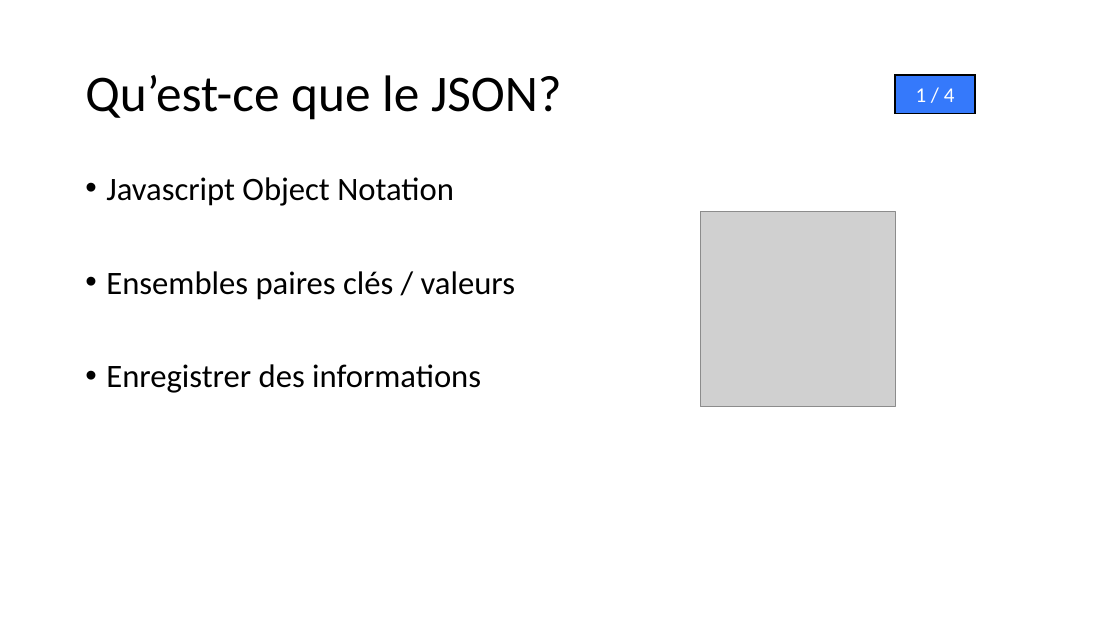
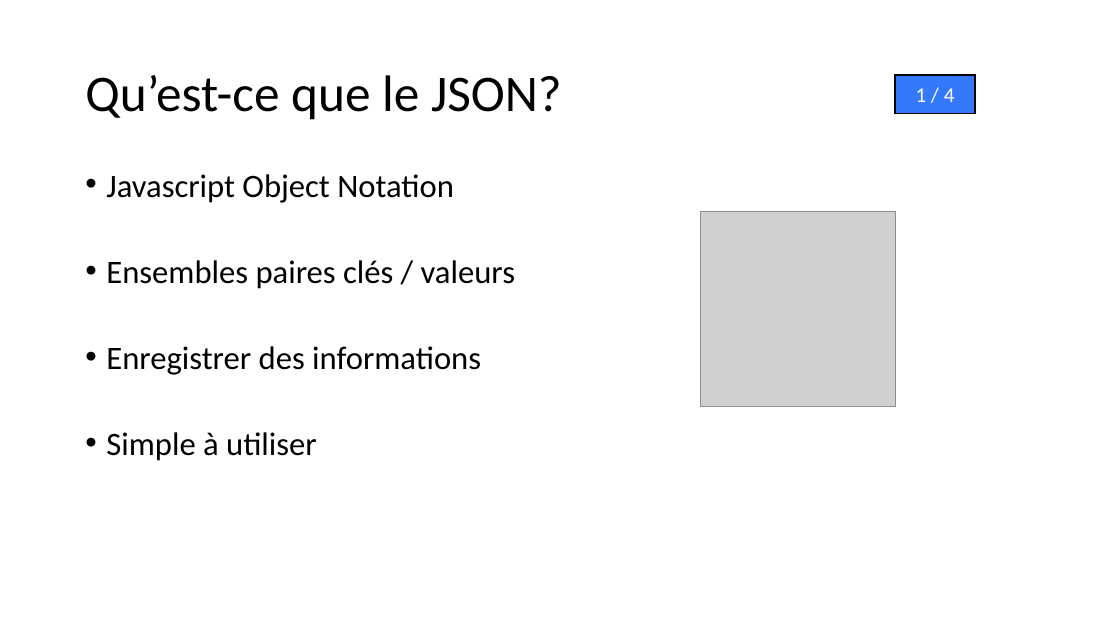
Before and after one commit to JuanitoLe/XML1, a slide deck: slide 4 of Présentation/XML_VS_JSON.pptx. Drawn at 1120x630 pixels with LibreOffice and Linux fonts; fonts in the diff are those of the drawing; grey boxes stand for pictures. Boxes give left, top, right and bottom in pixels: in the first picture for what was removed or moved away, otherwise in the second. Text is boxed around its words. In the diff, an @@ line names an element or a change of style, - is before the commit and + after.

```diff
--- a/Présentation/XML_VS_JSON.pptx
+++ b/Présentation/XML_VS_JSON.pptx
@@ text at (106,174,515,375): line spacing 0.9 to 0.8 @@
@@ text at (106,432,317,461): paragraph added @@
+• Simple à utiliser
```
Also in this commit, not shown: 5 other slides changed.
